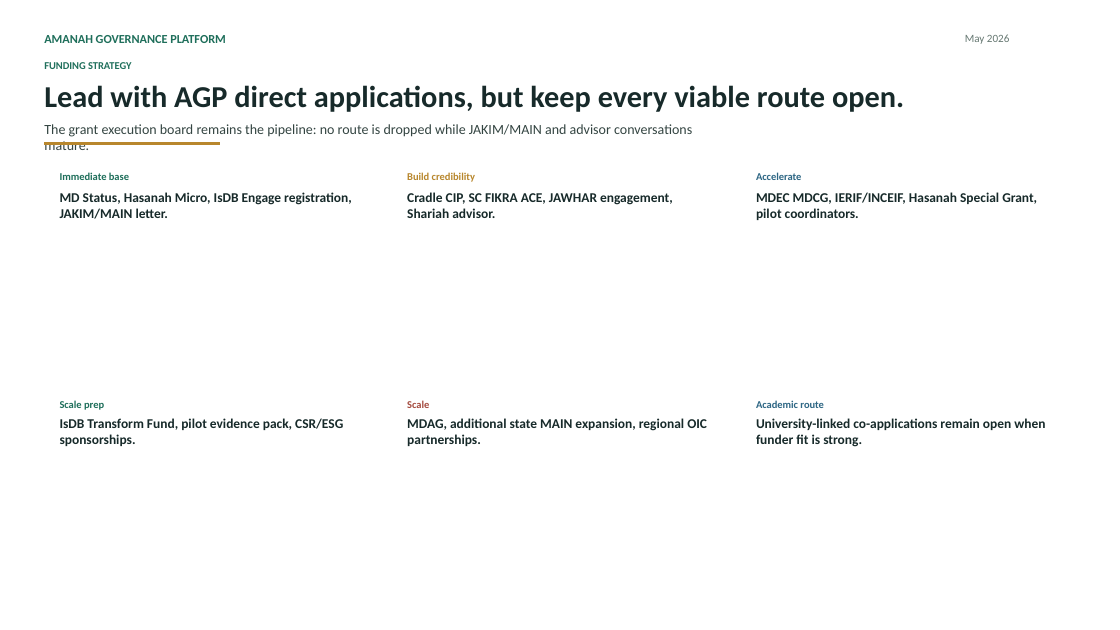
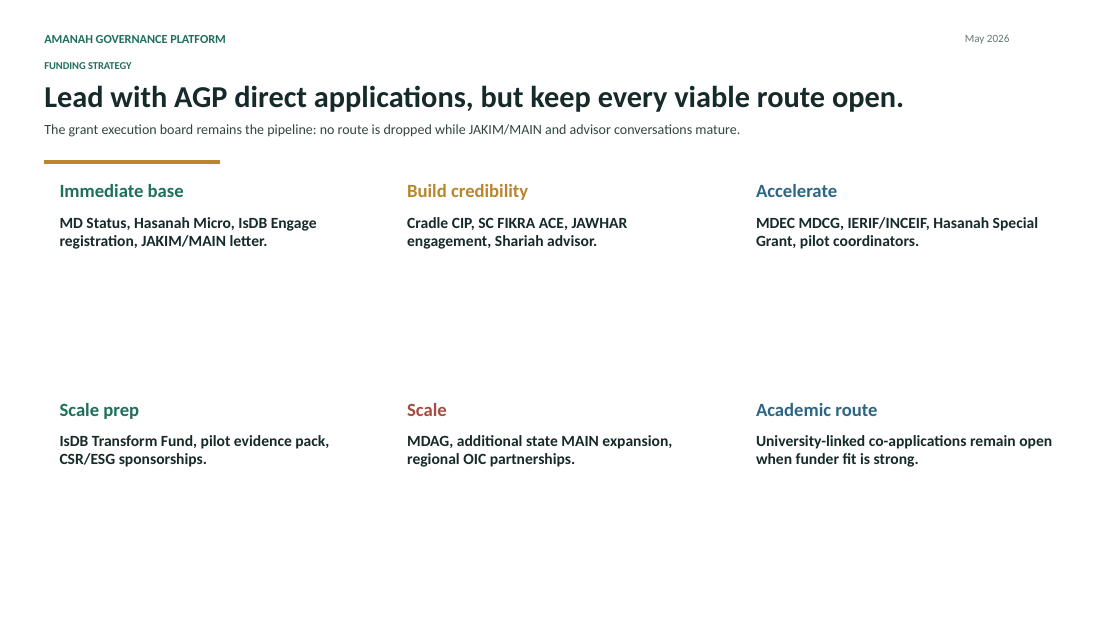
Before and after one commit to EffortEdutech/AmanahGP, a slide deck: slide 10 of docs/pitch/2026-05-08-0645pm-usm/AGP_USM_OrgBehaviour_Pitch_Deck_reformatted.pptx. Drawn at 1120x630 pixels with LibreOffice and Linux fonts; fonts in the diff are those of the drawing. Boxes give left, top, right and bottom in pixels: in the first picture for what was removed or moved away, otherwise in the second. Text is boxed around its words. In the diff, an @@ line names an element or a change of style, - is before the commit and + after.

```diff
--- a/docs/pitch/2026-05-08-0645pm-usm/AGP_USM_OrgBehaviour_Pitch_Deck_reformatted.pptx
+++ b/docs/pitch/2026-05-08-0645pm-usm/AGP_USM_OrgBehaviour_Pitch_Deck_reformatted.pptx
@@ text "The grant execution board remains ..." rewrapped from (44,124,692,137) to (44,124,740,137) @@
@@ rectangle: place and size @@
-rectangle at (44,142,219,144)
+rectangle at (44,161,219,164)
@@ size 13.5 to 24 pt in 6 elements at (60,403,139,419), (407,403,447,416), (756,403,877,416), (60,184,184,197), (407,184,528,200), (756,184,837,197) @@
@@ 3 texts: place and size @@
-3 texts at (60,172,801,182)
+3 texts at (60,184,837,200)
@@ size 17.2 to 20 pt in 6 elements at (60,435,329,467), (407,435,672,467), (756,435,1052,467), (60,217,317,249), (407,217,628,249), (756,217,1038,249) @@
@@ 3 texts: place and size @@
-3 texts at (60,192,1037,220)
+3 texts at (60,217,1038,249)
@@ 3 texts: place and size @@
-3 texts at (60,418,1045,447)
+3 texts at (60,435,1052,467)
```
Also in this commit, not shown: 11 other slides changed, 18 other files.
